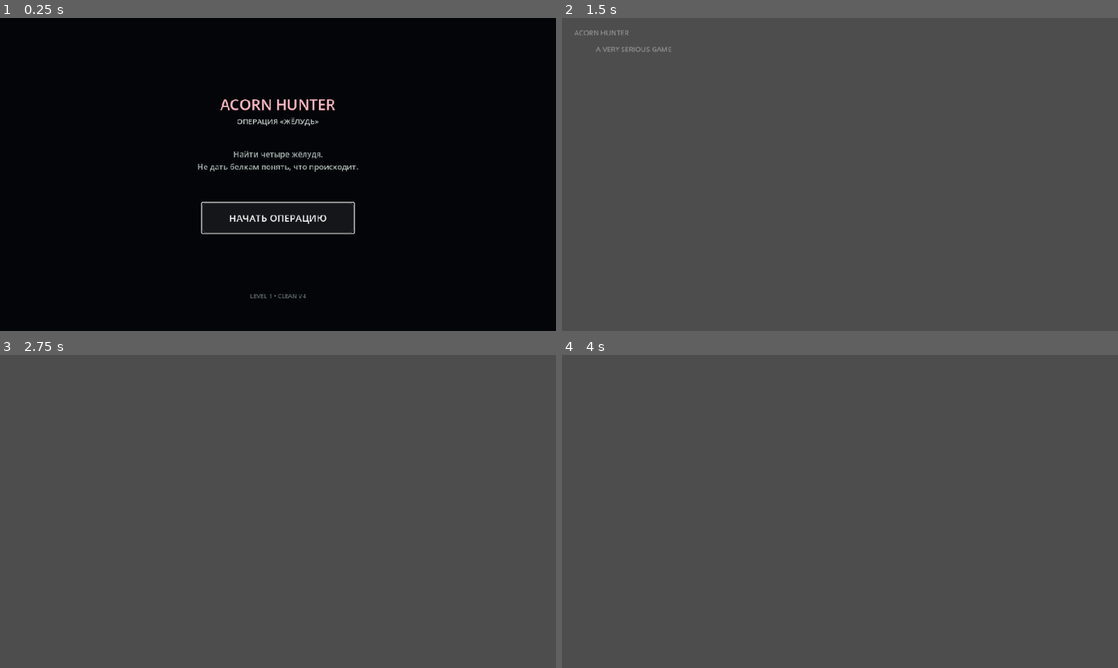
Above: before the commit, frames 1-4 (two rows, left to right).
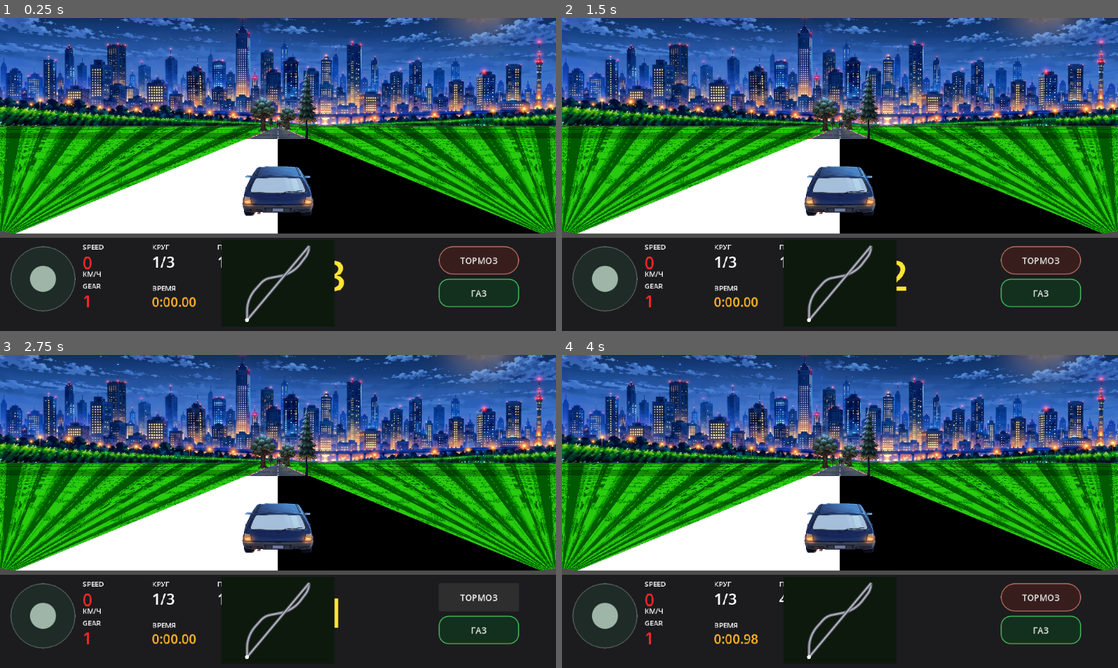
Above: after the commit, the same moments.

Repository: masterofmagic234/Arkon
Game: Godot game, scene res://scenes/level2_pseudo3d.tscn
Two runs of this game, one before a commit and one after it. Both use one fixed random seed, a clock stepped at 60 frames per second and the inputs below. Before the commit the project starts from res://menu.tscn.
Inputs (mouse positions are in pixels of both pictures, inside the frame that each line leads up to):
- Up to frame 1 (0.25 s): no input
- Up to frame 2 (1.5 s): click (840, 218) at 0.5 s, where only the run before the commit has a clickable "НАЧАТЬ ОПЕРАЦИЮ"; tap Enter at 1.25 s; move the mouse to (962, 158) at 1.27 s; hold D (race_right) from 1.28 s (still down); click (962, 158) at 1.42 s
- Up to frame 3 (2.75 s): release D (race_right) at 2 s; click (478, 596) at 2 s, where only the run after the commit has a clickable "ТОРМОЗ"
- Up to frame 4 (4 s): click (1040, 630) at 2.75 s, where only the run after the commit has a clickable "ГАЗ"; tap Space at 3.5 s; drag from (728, 527) to (812, 574) at 3.52 s

The runs differ from the first frame. In frame 1, 70% of the frame differs, in the area x 0-100%, y 0-98%; in frame 2, 97%; in frame 3, 97%; in frame 4, 97%, in the area x 0-100%, y 0-100%.

Commit message:
Launch Level 2 directly during development

Diff:
--- a/project.godot
+++ b/project.godot
@@ -4,7 +4,9 @@
 
 [application]
 config/name="ACORN HUNTER — Операция «Жёлудь» — V19 CANONICAL MAP"
-run/main_scene="res://menu.tscn"
+; DEV LEVEL 2: launch the racing level directly while Level 2 is being developed.
+; Restore res://menu.tscn here when the Level 2 work is finished.
+run/main_scene="res://scenes/level2_pseudo3d.tscn"
 config/features=PackedStringArray("4.7", "GL Compatibility")
 
 [display/window]
